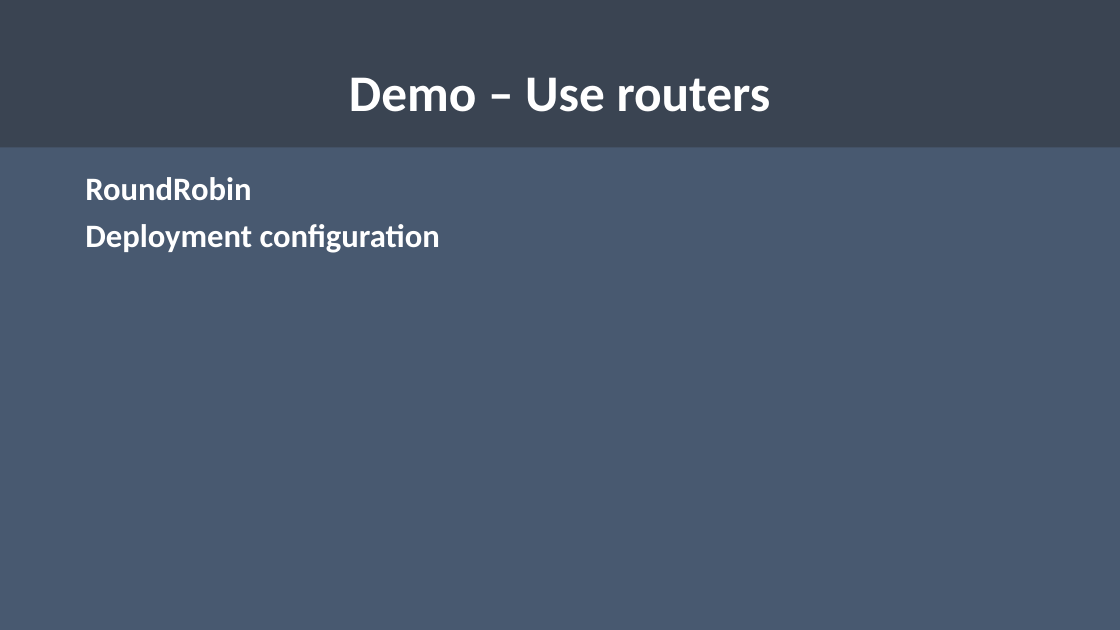
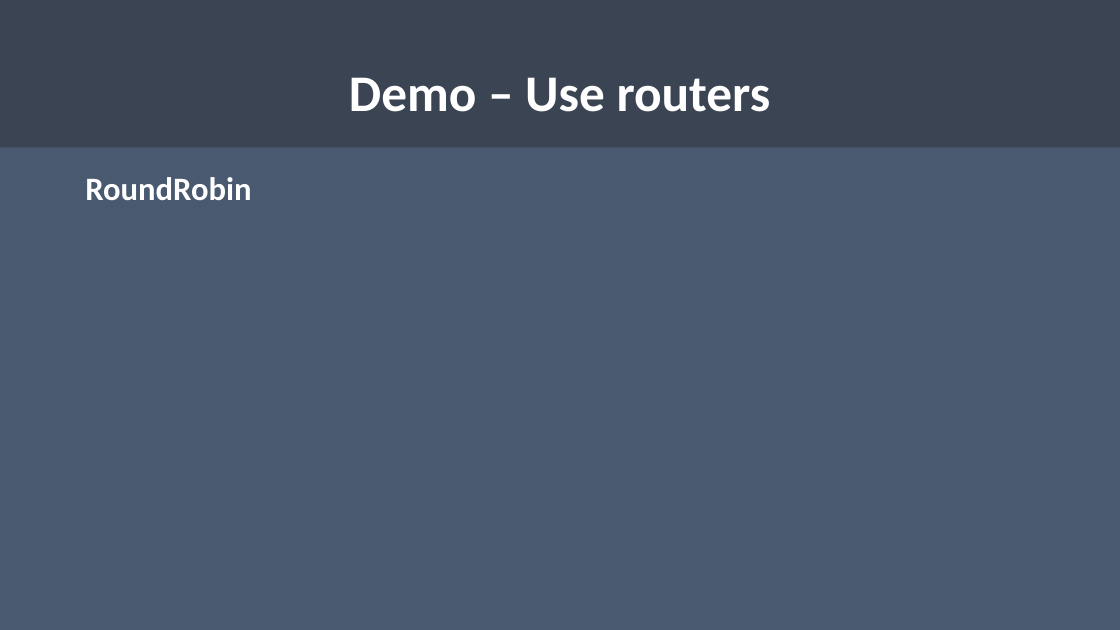
Before and after one commit to rogeralsing/Presentations, a slide deck: slide 32 of ProtoActor/TV4/protoactor.pptx (slide 36 before the commit). Drawn at 1120x630 pixels with LibreOffice and Linux fonts; fonts in the diff are those of the drawing. Boxes give left, top, right and bottom in pixels: in the first picture for what was removed or moved away, otherwise in the second. Text is boxed around its words. In the diff, an @@ line names an element or a change of style, - is before the commit and + after.

```diff
--- a/ProtoActor/TV4/protoactor.pptx
+++ b/ProtoActor/TV4/protoactor.pptx
@@ text at bbox=[85, 224, 440, 253]: paragraph removed @@
-Deployment configuration
```
Also in this commit, not shown: 10 other slides changed, 3 slides added, 14 slides removed.
